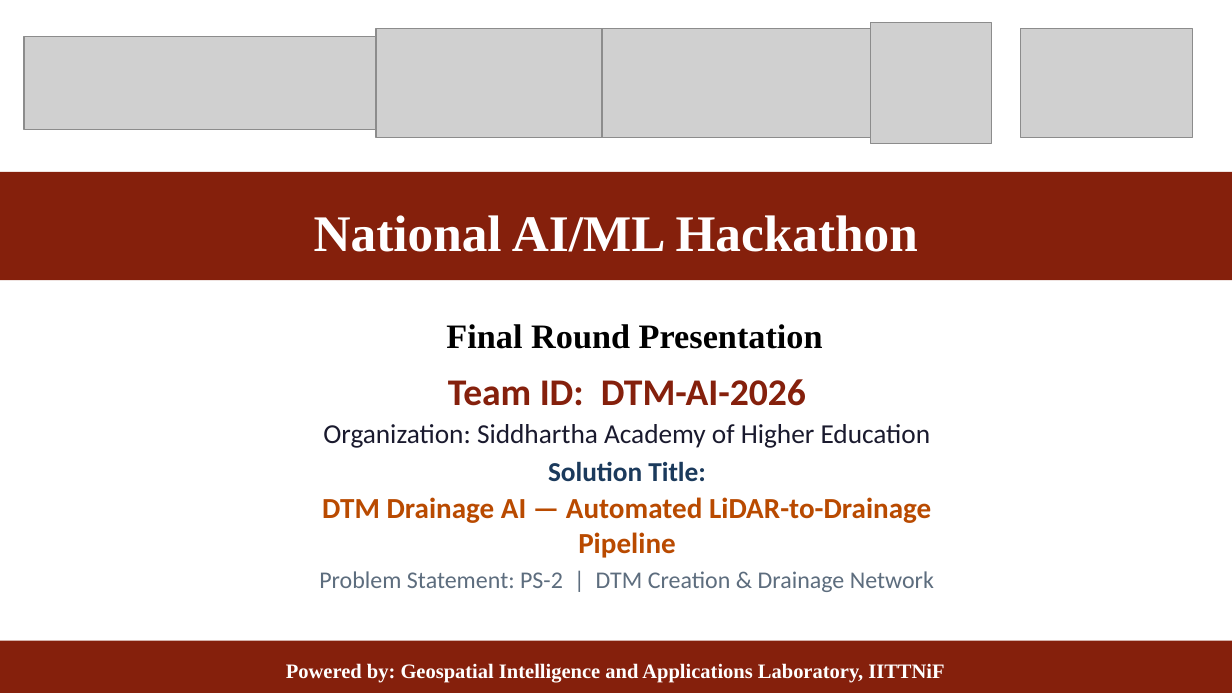
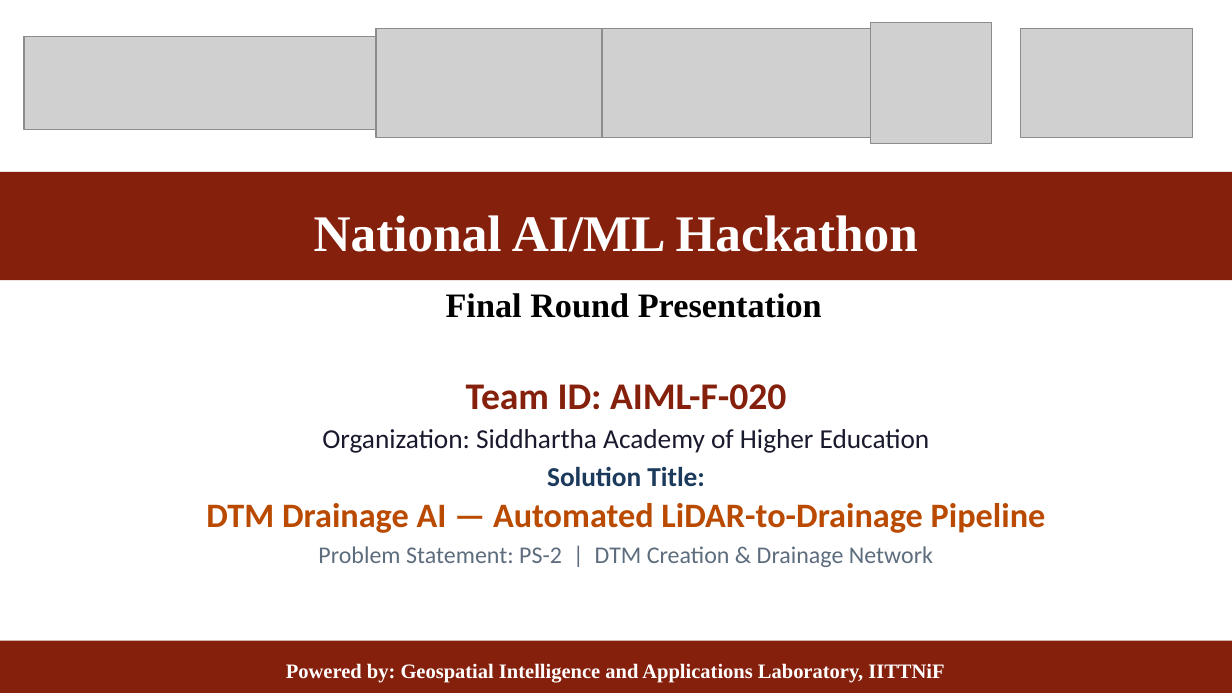
Before and after one commit to charansaiponnada/DTM, a slide deck: slide 1 of DTM_Hackathon_Final.pptx. Drawn at 1232x693 pixels with LibreOffice and Linux fonts; fonts in the diff are those of the drawing; grey boxes stand for pictures. Boxes give left, top, right and bottom in pixels: in the first picture for what was removed or moved away, otherwise in the second. Text is boxed around its words. In the diff, an @@ line names an element or a change of style, - is before the commit and + after.

```diff
--- a/DTM_Hackathon_Final.pptx
+++ b/DTM_Hackathon_Final.pptx
@@ text "Final Round Presentation": place and size @@
-text "Final Round Presentation" at bbox=[446, 324, 823, 349]
+text "Final Round Presentation" at bbox=[446, 293, 822, 318]
@@ text "Team ID: AIML-F-020": place and size @@
-text "Team ID: AIML-F-020" at bbox=[319, 379, 934, 592]
+text "Team ID: AIML-F-020" at bbox=[206, 384, 1046, 567]
@@ text at bbox=[466, 384, 786, 410]: text changed @@
-Team ID: DTM-AI-2026
+Team ID: AIML-F-020
@@ text at bbox=[206, 503, 1046, 533]: size 17 to 20 pt in "DTM Drainage AI — Automated LiDAR-to-Drainage Pipeline" @@
```
Also in this commit, not shown: 4 other slides changed, 3 slides added, 6 other files.
